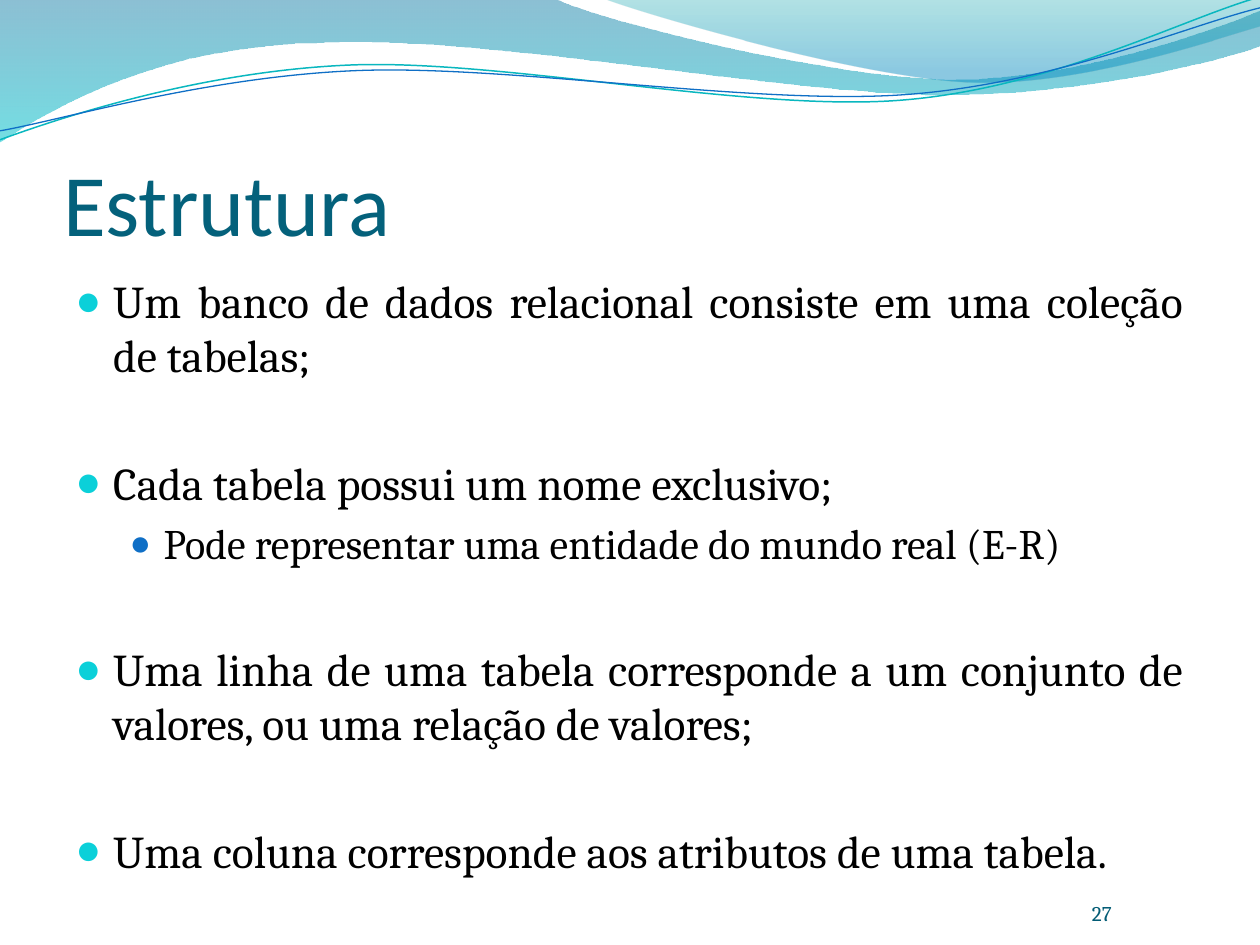
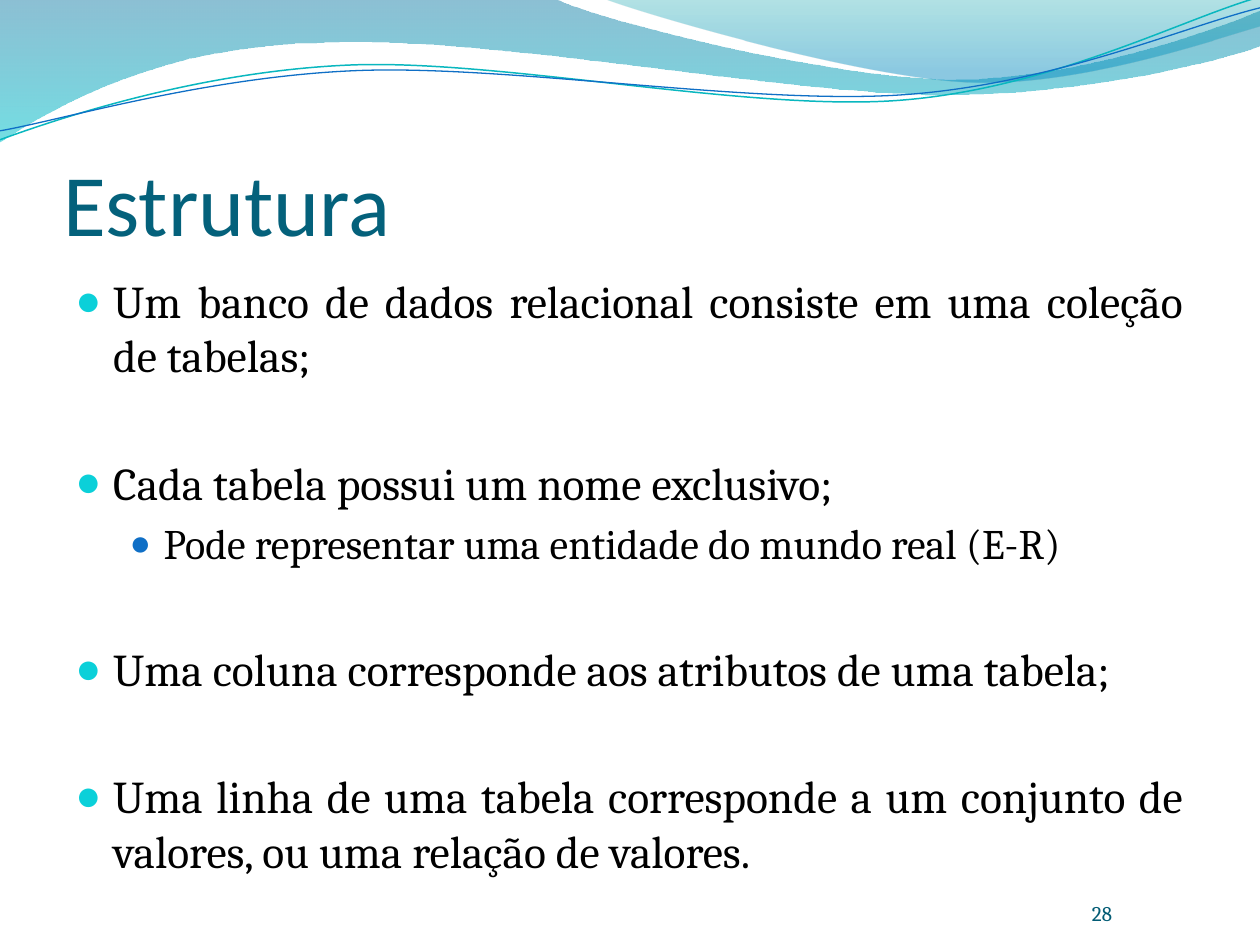
Before and after one commit to leonardopordeus/BD, a slide deck: slide 28 of Aula01.pptx (slide 27 before the commit). Drawn at 1260x945 pixels with LibreOffice and Linux fonts; fonts in the diff are those of the drawing; background and template pictures are left out. Boxes give left, top, right and bottom in pixels: in the first picture for what was removed or moved away, otherwise in the second. Text is boxed around its words. In the diff, an @@ line names an element or a change of style, - is before the commit and + after.

```diff
--- a/Aula01.pptx
+++ b/Aula01.pptx
@@ text at box(113, 654, 1183, 878): text changed @@
-● Uma linha de uma tabela corresponde a um conjunto de valores, ou uma relação de valores;
-● Uma coluna corresponde aos atributos de uma tabela.
+● Uma coluna corresponde aos atributos de uma tabela;
+● Uma linha de uma tabela corresponde a um conjunto de valores, ou uma relação de valores.
@@ page number at box(1092, 907, 1112, 921): text changed @@
-27
+28
```
Also in this commit, not shown: 6 other slides changed, 1 slide added, 2 other files.
